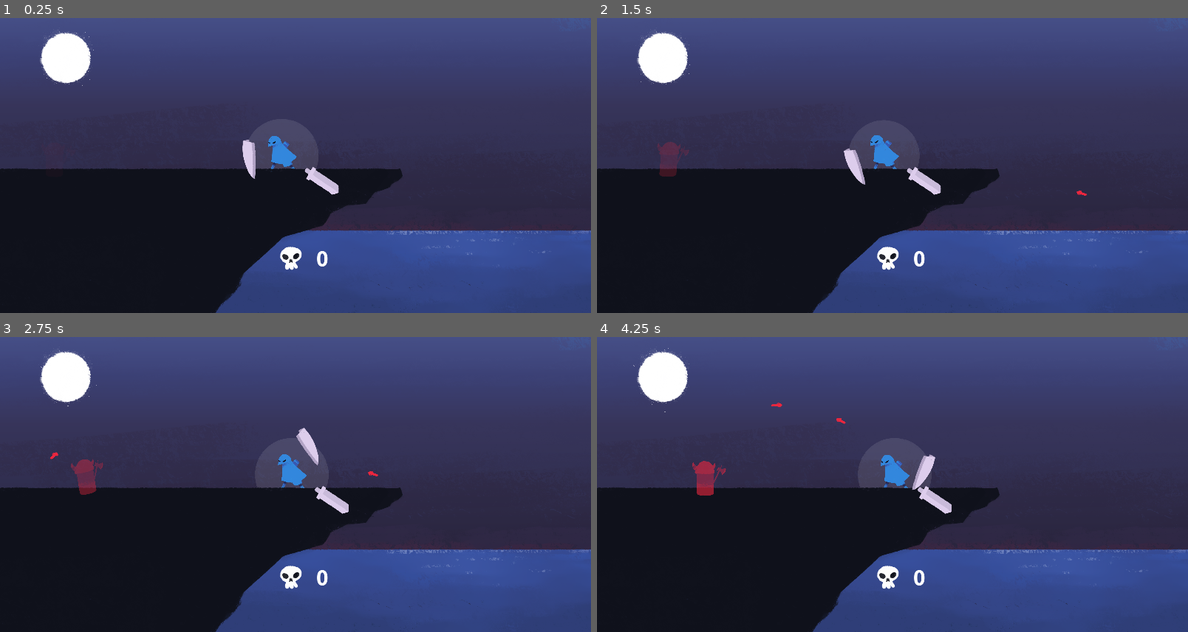
Above: before the commit, frames 1-4 (two rows, left to right).
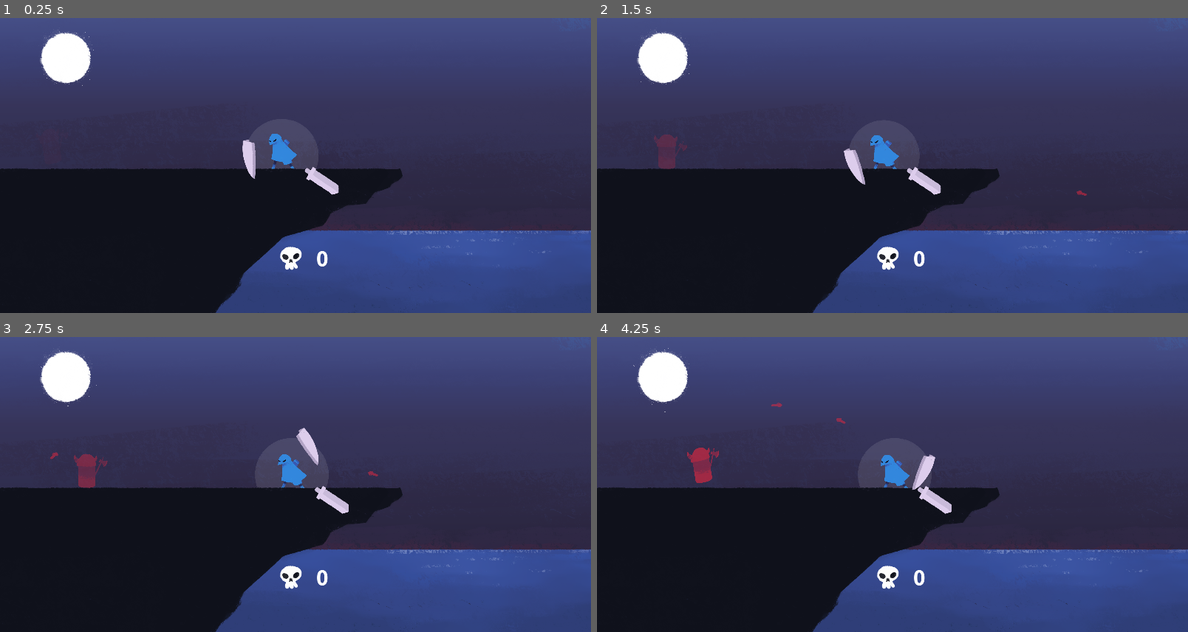
Above: after the commit, the same moments.

Repository: dannytaylor/ld50
Game: Godot game, scene res://300/Game-Danny.tscn
Same seed, same stepped clock (60 frames per second), same inputs: the game is played once before the commit and once after it. The engine's default icon, where the game draws it, is replaced by a stand-in: a white triangle on a blue panel in a dark square.
Inputs (mouse positions are in pixels of both pictures, inside the frame that each line leads up to):
- Up to frame 1 (0.25 s): no input
- Up to frame 2 (1.5 s): tap Enter at 0.5 s; move the mouse to (1022, 150) at 0.52 s; press the mouse at (1022, 150) at 0.53 s; move the mouse to (774, 180) at 1.27 s; release the mouse at (774, 180) at 1.28 s; right-click (774, 180) at 1.35 s
- Up to frame 3 (2.75 s): move the mouse to (354, 419) at 2.02 s; tap X at 2.1 s
- Up to frame 4 (4.25 s): move the mouse to (862, 543) at 2.77 s; click (862, 543) at 2.85 s; move the mouse to (1069, 528) at 3.52 s; hold Right mouse button (player_special) from 3.53 s (still down)

The runs differ from the first frame. In frame 1, 0.1% of the frame differs, in the area x 45-51%, y 39-52%; in frame 2, 0.3%; in frame 3, 0.3%; in frame 4, 0.6%, in the area x 15-43%, y 22-54%.

Commit message:
final jam build changes (probably)

Diff:
--- a/project/300/Arrow.tscn
+++ b/project/300/Arrow.tscn
@@ -17,6 +17,7 @@
 shape = SubResource( 1 )
 
 [node name="Sprite" type="Sprite" parent="."]
+modulate = Color( 1, 1, 1, 0.501961 )
 position = Vector2( -3, 0 )
 scale = Vector2( 0.15, 0.15 )
 texture = ExtResource( 1 )
--- a/project/300/Enemy.tscn
+++ b/project/300/Enemy.tscn
@@ -138,6 +138,7 @@
 scale = Vector2( 0.15, 0.15 )
 frames = SubResource( 52 )
 animation = "walk"
+frame = 3
 playing = true
 __meta__ = {
 "_edit_lock_": true
--- a/project/300/Game-Danny.tscn
+++ b/project/300/Game-Danny.tscn
@@ -433,7 +433,7 @@
 script = ExtResource( 5 )
 
 [node name="EnemyPath" type="Path2D" parent="."]
-position = Vector2( -306, -81 )
+position = Vector2( -308, -94 )
 curve = SubResource( 2 )
 
 [node name="ArrowSpawner" type="Node2D" parent="."]
@@ -511,7 +511,7 @@
 z_index = -1
 frames = SubResource( 31 )
 animation = "idle"
-frame = 4
+frame = 1
 playing = true
 
 [node name="StaminaIndicator" type="Sprite" parent="PlayerPath/Player"]
